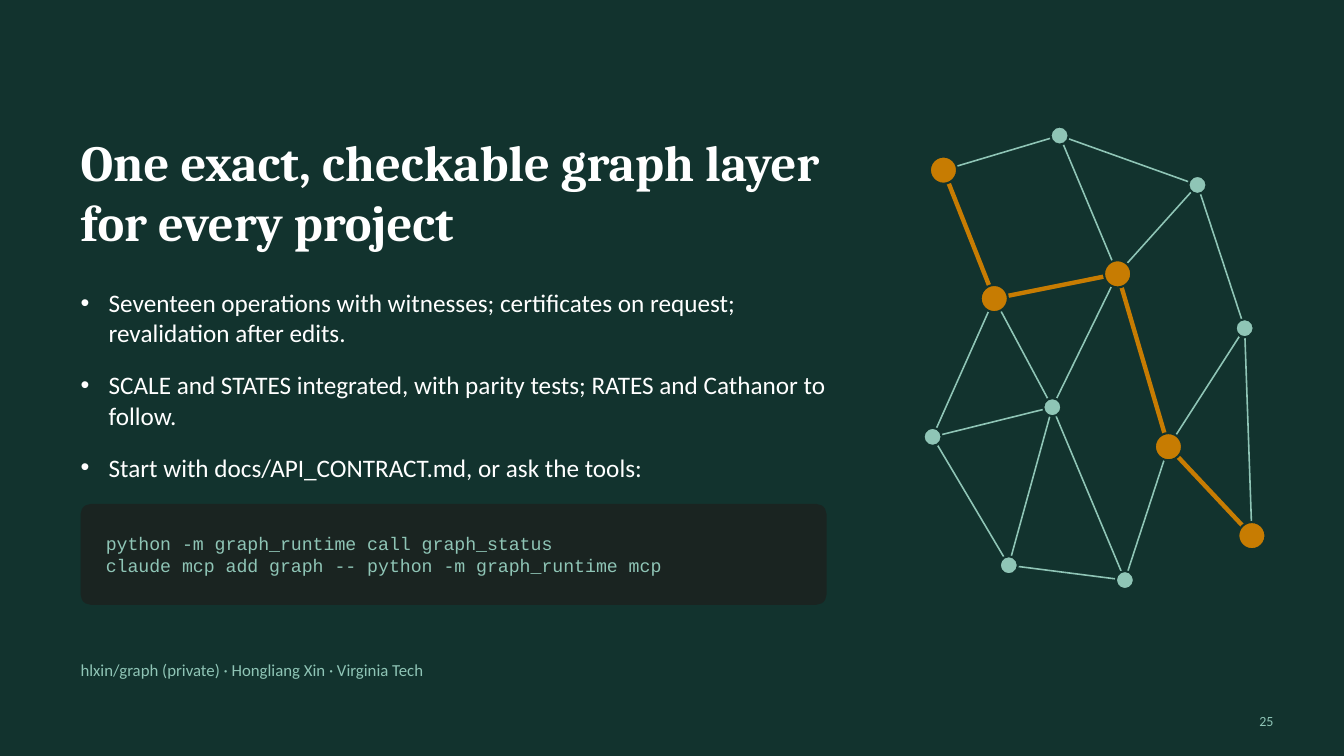
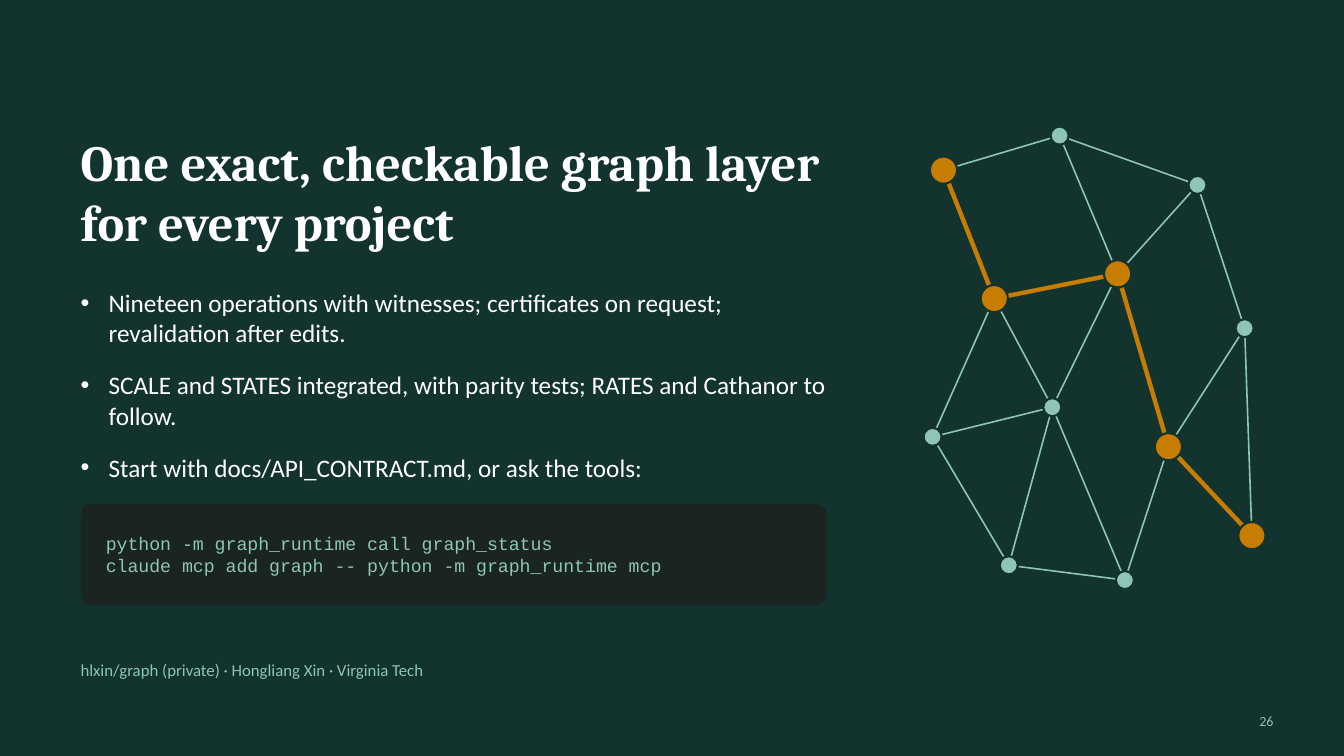
Before and after one commit to hlxin/graph, a slide deck: slide 26 of docs/GRAPH_slides.pptx (slide 25 before the commit). Drawn at 1344x756 pixels with LibreOffice and Linux fonts; fonts in the diff are those of the drawing. Boxes give left, top, right and bottom in pixels: in the first picture for what was removed or moved away, otherwise in the second. Text is boxed around its words. In the diff, an @@ line names an element or a change of style, - is before the commit and + after.

```diff
--- a/docs/GRAPH_slides.pptx
+++ b/docs/GRAPH_slides.pptx
@@ text at (109, 294, 722, 342): text changed @@
-• Seventeen operations with witnesses; certificates on request; revalidation after edits.
+• Nineteen operations with witnesses; certificates on request; revalidation after edits.
```
Also in this commit, not shown: 7 other slides changed, 1 slide added, 1 other file.
